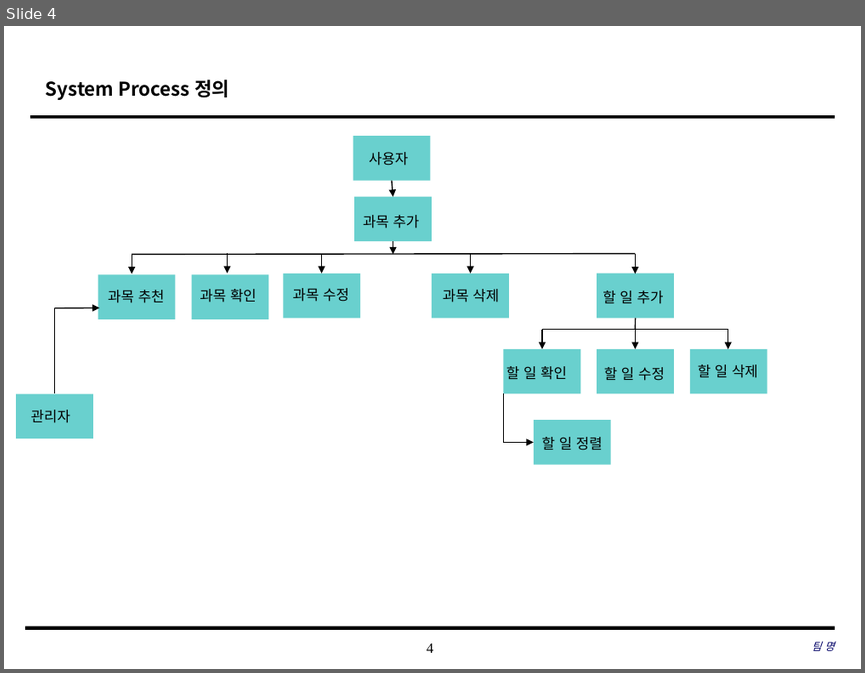
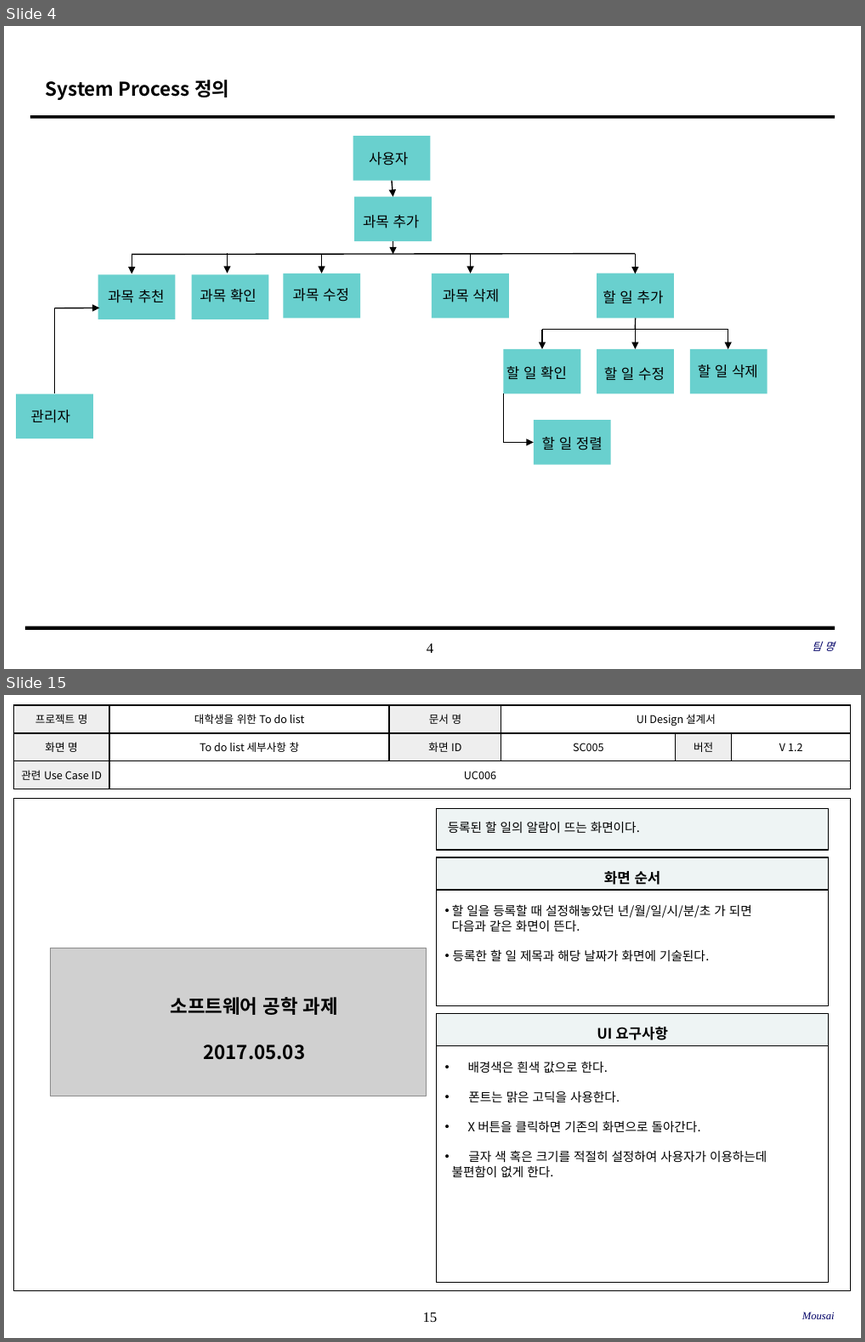
Before and after one commit to SE-admin/SE2017_2_mousai, a slide deck: doc/3_ 설계서/UI Design Template.pptx. Shown one above the other, each under a label of ours: slide 4 before the commit, slides 4 and 15 after it; the slides between them are not shown. The pictures are 865x673 and 865x1342 pixels, drawn with LibreOffice and Linux fonts; fonts in the diff are those of the drawing; grey boxes stand for pictures; background and template pictures are left out. Boxes give left, top, right and bottom in pixels: in the first picture for what was removed or moved away, otherwise in the second. Text is boxed around its words. In the diff, an @@ line names an element or a change of style, - is before the commit and + after.

Commit message:
유아이다이어그램 20170525_01_최소영(확인만함 수정x)

```diff
--- a/doc/3_ 설계서/UI Design Template.pptx
+++ b/doc/3_ 설계서/UI Design Template.pptx
@@ slide 15 added at box(4, 695, 861, 1338), background #FFFFFF; not listed: 1 template element that a slide beside it also shows @@
@@ table added at box(13, 705, 850, 789), 3 rows, 6 columns @@
+프로젝트 명 | 대학생을 위한 To do list | 문서 명 | UI Design 설계서 |  | 
+화면 명 | To do list 세부사항 창 | 화면 ID | SC005 | 버전 | V 1.2
+관련 Use Case ID | UC006 |  |  |  | 
@@ rectangle added at box(13, 798, 851, 1291), outline #000000 0.75 pt @@
@@ rectangle added at box(437, 808, 829, 849), fill #EEF4F4, outline #000000 1 pt, 10.5 pt, text #000000 @@
+등록된 할 일의 알람이 뜨는 화면이다.
@@ rectangle added at box(437, 857, 829, 890), fill #EEF4F4, outline #000000 1 pt, 12 pt, text #000000, bold @@
+화면 순서
@@ rectangle added at box(437, 890, 829, 1005), fill #FFFFFF, outline #000000 1 pt, 10.5 pt, text #000000 @@
+• 할 일을 등록할 때 설정해놓았던 년/월/일/시/분/초 가 되면
+다음과 같은 화면이 뜬다.
+• 등록한 할 일 제목과 해당 날짜가 화면에 기술된다.
@@ picture added at box(50, 947, 426, 1096) @@
@@ text added at box(171, 997, 338, 1060), 16 pt, text #000000, bold @@
+소프트웨어 공학 과제
+2017.05.03
@@ rectangle added at box(437, 1013, 829, 1045), fill #EEF4F4, outline #000000 1 pt, 12 pt, text #000000, bold @@
+UI 요구사항
@@ rectangle added at box(437, 1045, 829, 1281), fill #FFFFFF, outline #000000 1 pt, 10.5 pt, text #000000 @@
+• 배경색은 흰색 값으로 한다.
+• 폰트는 맑은 고딕을 사용한다.
+• X 버튼을 클릭하면 기존의 화면으로 돌아간다.
+• 글자 색 혹은 크기를 적절히 설정하여 사용자가 이용하는데
+불편함이 없게 한다.
@@ text added at box(802, 1311, 834, 1319), 9 pt, text #000066, italic @@
+Mousai
```
Also in this commit, not shown: 4 slides changed, 13 other slides added.
